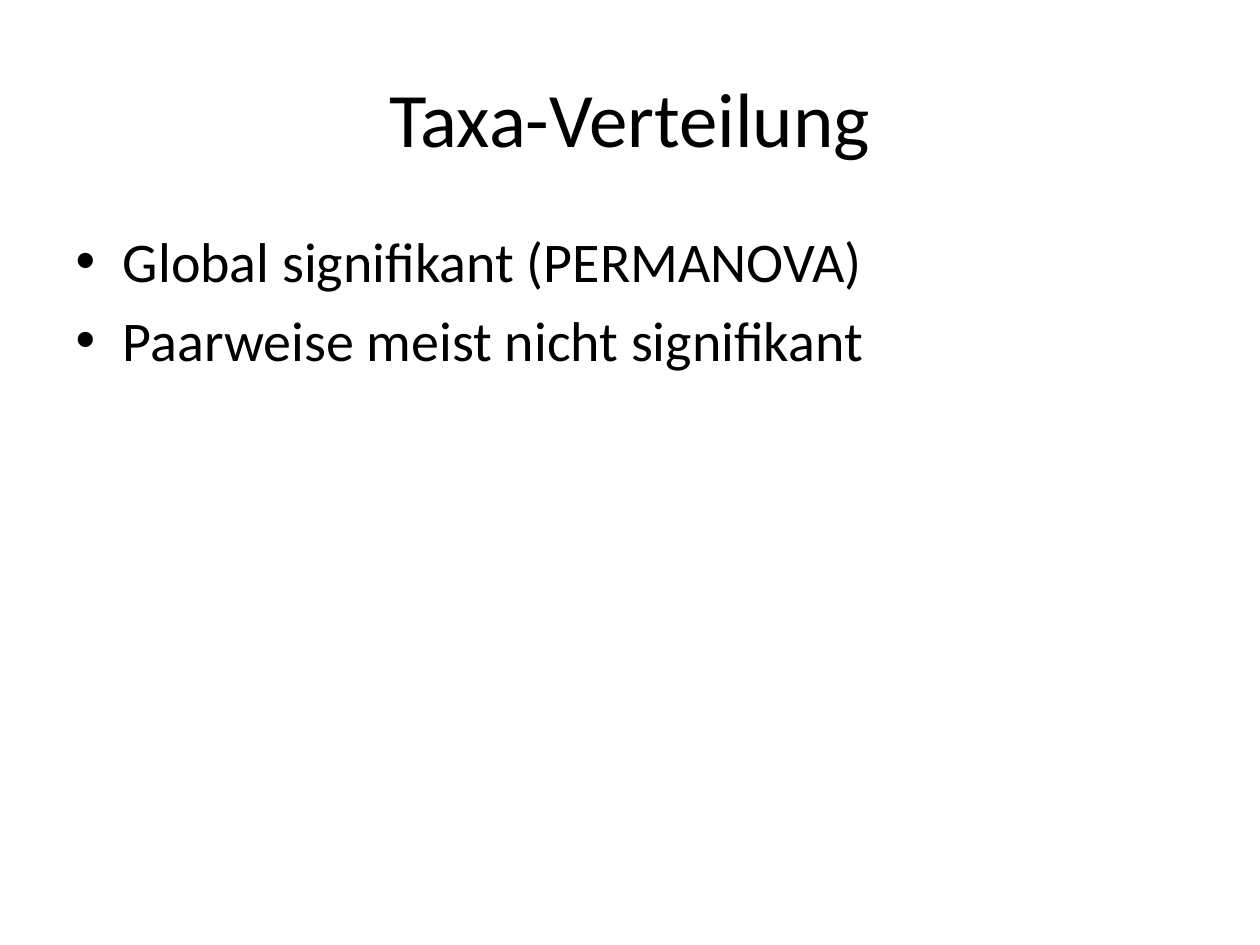
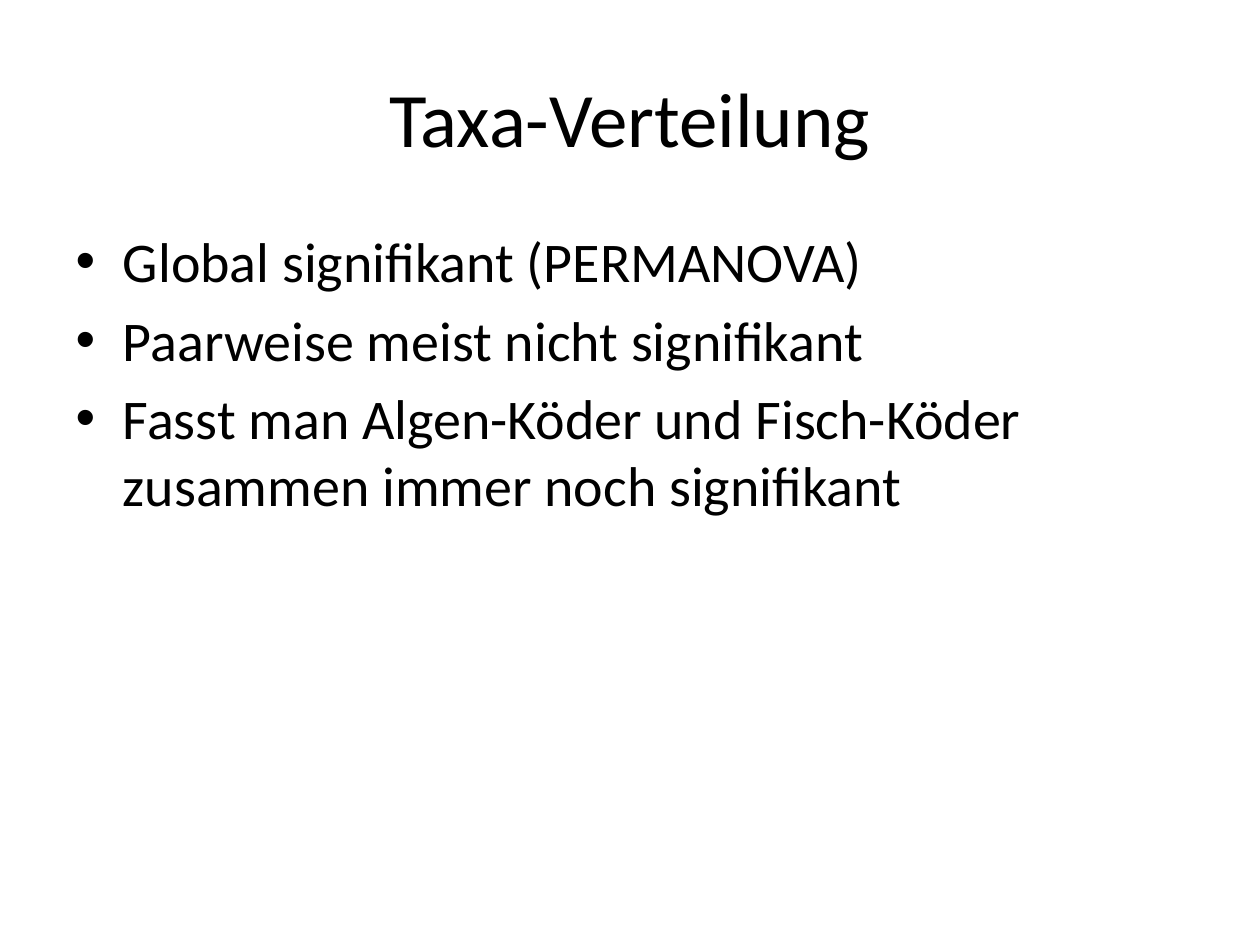
Before and after one commit to maxromes/MasterarbeitMax, a slide deck: slide 6 of Update_Masterarbeit_Max.pptx. Drawn at 1260x945 pixels with LibreOffice and Linux fonts; fonts in the diff are those of the drawing. Boxes give left, top, right and bottom in pixels: in the first picture for what was removed or moved away, otherwise in the second. Text is boxed around its words. In the diff, an @@ line names an element or a change of style, - is before the commit and + after.

```diff
--- a/Update_Masterarbeit_Max.pptx
+++ b/Update_Masterarbeit_Max.pptx
@@ text at (123, 400, 1020, 516): paragraph added @@
+• Fasst man Algen-Köder und Fisch-Köder zusammen immer noch signifikant
```
Also in this commit, not shown: 2 other slides changed, 1 slide removed, 4 other files.
